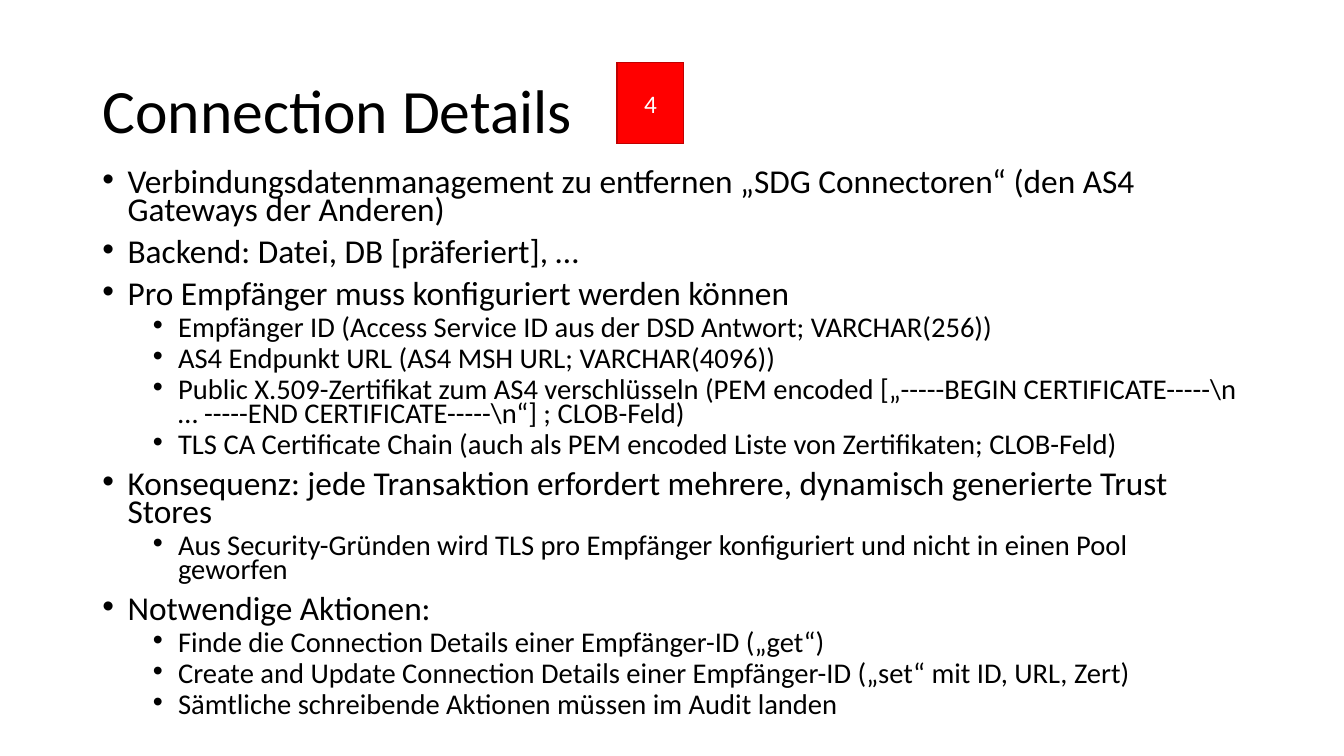
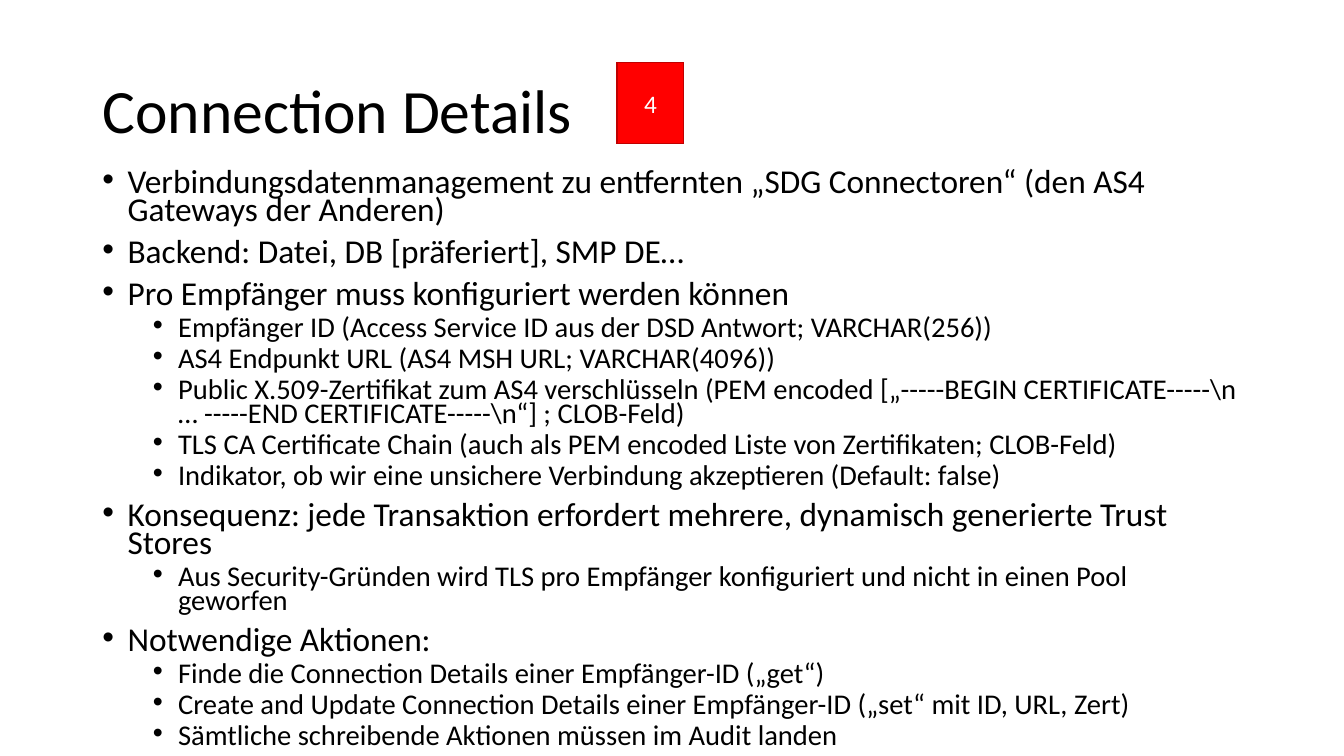
Before and after one commit to Governikus/SDG-shared-commons, a slide deck: slide 9 of docs/SDG Connector Implementation.pptx (slide 7 before the commit). Drawn at 1344x756 pixels with LibreOffice and Linux fonts; fonts in the diff are those of the drawing. Boxes give left, top, right and bottom in pixels: in the first picture for what was removed or moved away, otherwise in the second. Text is boxed around its words. In the diff, an @@ line names an element or a change of style, - is before the commit and + after.

Commit message:
Updated

```diff
--- a/docs/SDG Connector Implementation.pptx
+++ b/docs/SDG Connector Implementation.pptx
@@ text at bbox=[128, 169, 1144, 269]: text changed @@
-• Verbindungsdatenmanagement zu entfernen „SDG Connectoren“ (den AS4 Gateways der Anderen)
-• Backend: Datei, DB [präferiert], …
+• Verbindungsdatenmanagement zu entfernten „SDG Connectoren“ (den AS4 Gateways der Anderen)
+• Backend: Datei, DB [präferiert], SMP DE…
@@ text at bbox=[178, 464, 1000, 490]: paragraph added @@
+  • Indikator, ob wir eine unsichere Verbindung akzeptieren (Default: false)
```
Also in this commit, not shown: 2 other slides changed, 4 slides added.
